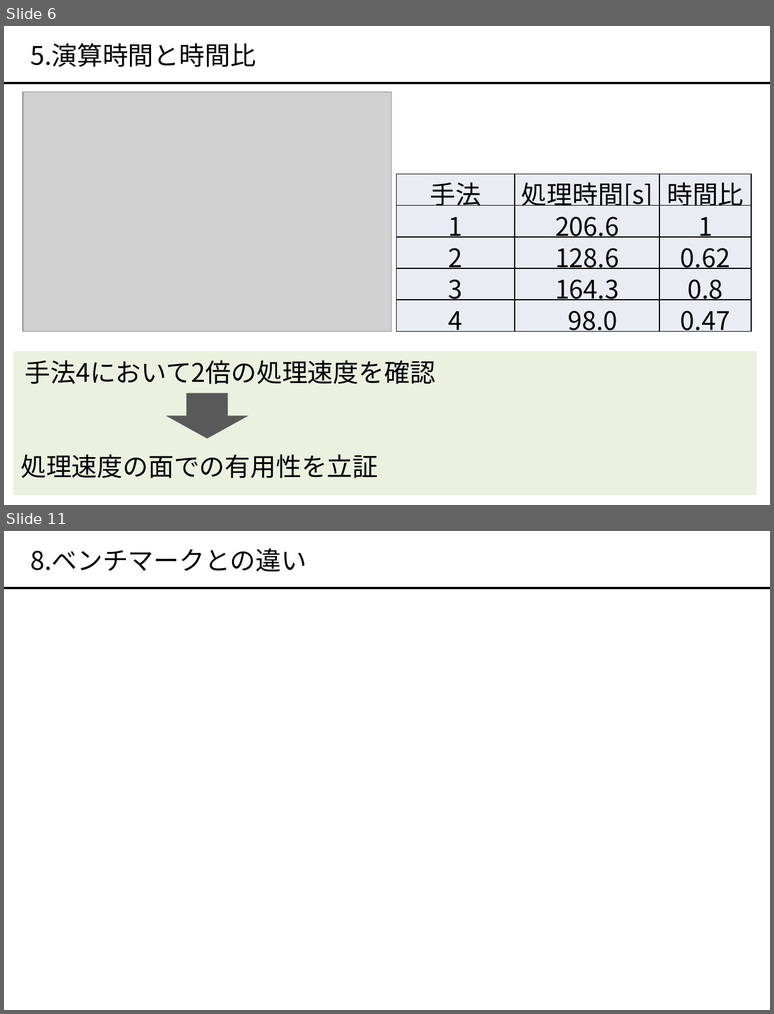
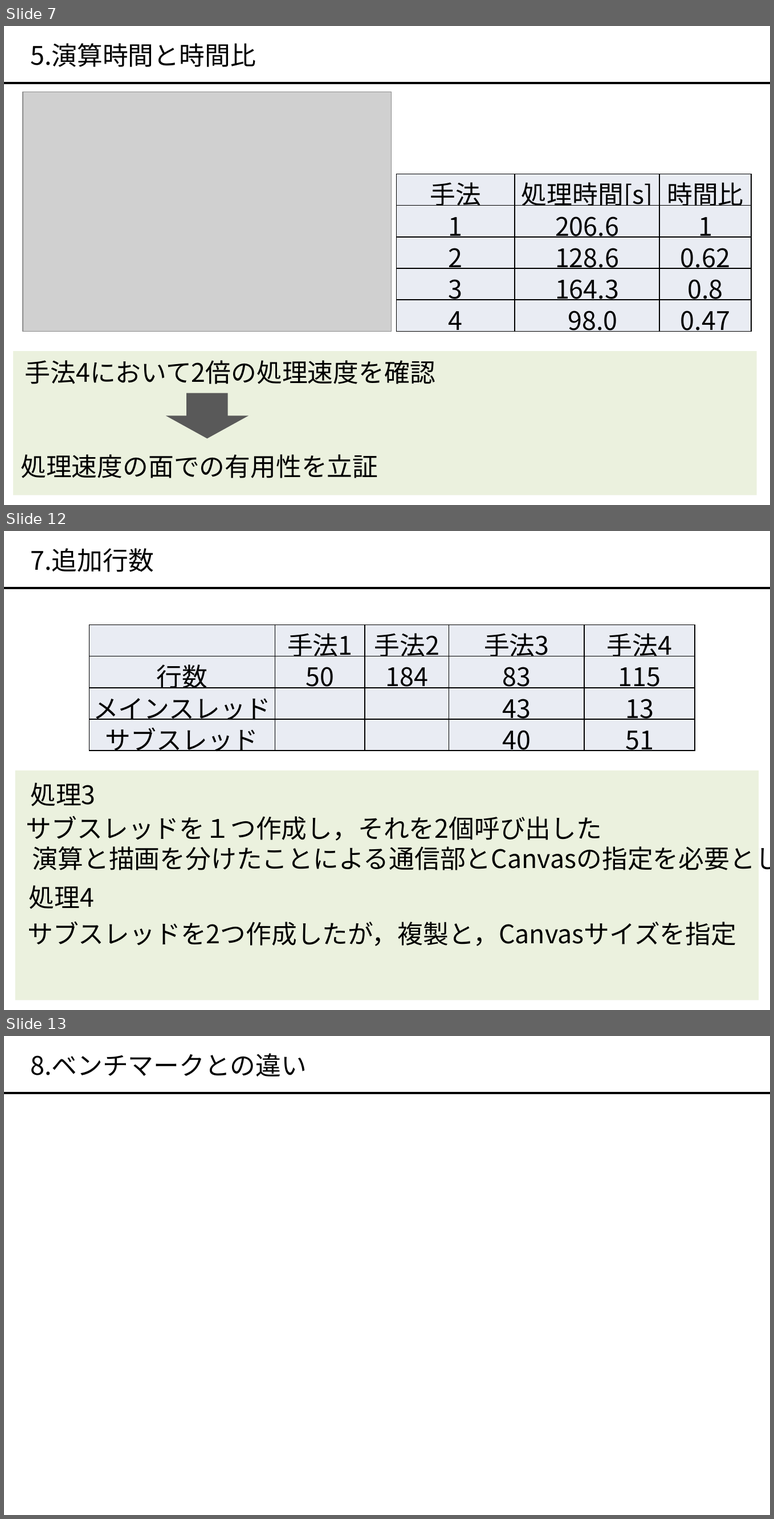
Before and after one commit to okmtaoo/-, a slide deck: presentation/出す.pptx. Shown one above the other, each under a label of ours: slides 6 and 11 before the commit, slides 7, 12 and 13 after it; the slides between them are not shown. The pictures are 774x1014 and 774x1519 pixels, drawn with LibreOffice and Linux fonts; fonts in the diff are those of the drawing; grey boxes stand for pictures. Boxes give left, top, right and bottom in pixels: in the first picture for what was removed or moved away, otherwise in the second. Text is boxed around its words. In the diff, an @@ line names an element or a change of style, - is before the commit and + after.

```diff
--- a/presentation/出す.pptx
+++ b/presentation/出す.pptx
@@ slide 12 added at (x1=4, y1=531, x2=770, y2=1010), background #FFFFFF @@
@@ text added at (x1=30, y1=548, x2=154, y2=572), 24 pt, text #000000 @@
+7.追加行数
@@ line added from (4, 589) to (770, 589), #000000 2 pt @@
@@ table added at (x1=89, y1=624, x2=695, y2=753), 4 rows, 5 columns @@
+ | 手法1 | 手法2 | 手法3 | 手法4
+行数 | 50 | 184 | 83 | 115
+メインスレッド |  |  | 43 | 13
+サブスレッド |  |  | 40 | 51
@@ rectangle added at (x1=15, y1=770, x2=759, y2=1000), fill #EBF1DE @@
@@ text added at (x1=30, y1=782, x2=95, y2=806), 24 pt, text #000000 @@
+処理3
@@ text added at (x1=26, y1=815, x2=602, y2=841), 24 pt, text #000000 @@
+サブスレッドを１つ作成し，それを2個呼び出した
@@ text added at (x1=32, y1=846, x2=770, y2=870), 24 pt, text #000000 @@
+演算と描画を分けたことによる通信部とCanvasの指定を必要とした
@@ text added at (x1=29, y1=885, x2=94, y2=909), 24 pt, text #000000 @@
+処理4
@@ text added at (x1=27, y1=921, x2=736, y2=946), 24 pt, text #000000 @@
+サブスレッドを2つ作成したが，複製と，Canvasサイズを指定
@@ what was slide 6 is now slide 7 @@
@@ what was slide 11 is now slide 13 @@
```
Also in this commit, not shown: 7 slides changed, 1 other slide added, 1 other file.
